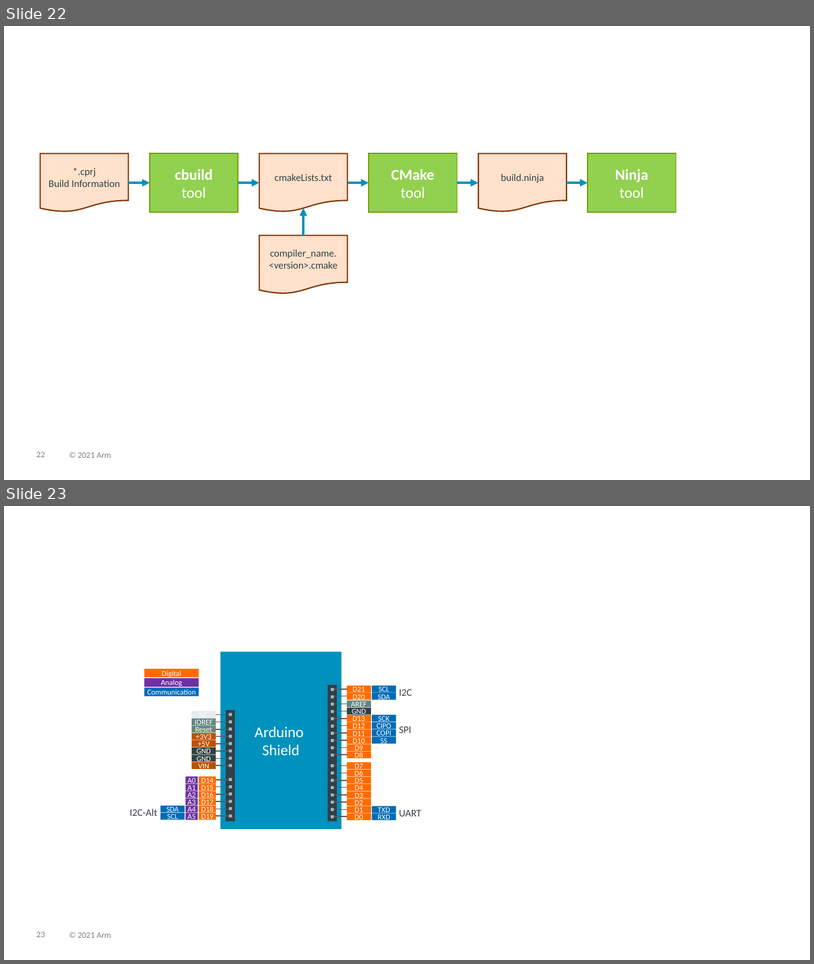
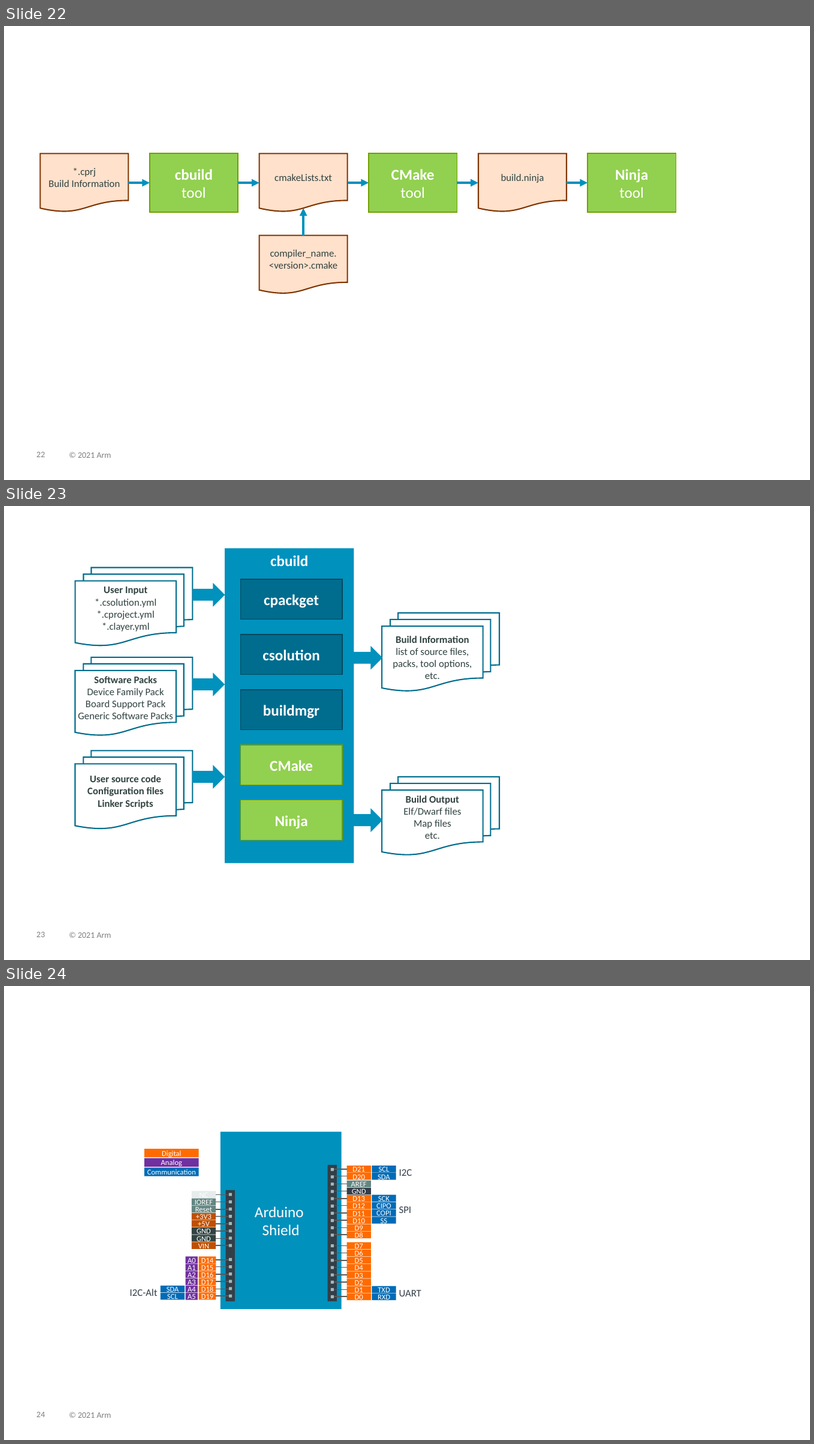
Before and after one commit to Open-CMSIS-Pack/cmsis-toolbox, a slide deck: docs/images/overview.pptx. Shown one above the other, each under a label of ours: slides 22 and 23 before the commit, slides 22, 23 and 24 after it. The pictures are 814x964 and 814x1444 pixels, drawn with LibreOffice and Linux fonts; fonts in the diff are those of the drawing. Boxes give left, top, right and bottom in pixels: in the first picture for what was removed or moved away, otherwise in the second. Text is boxed around its words. In the diff, an @@ line names an element or a change of style, - is before the commit and + after.

Commit message:
CMSIS-Toolbox 2.2.x Documentation  (#90)
Added overview: overall workflow
Reflected changes to `*.cbuild-pack.yml` and linker script generation

---------

```diff
--- a/docs/images/overview.pptx
+++ b/docs/images/overview.pptx
@@ slide 23 added at (x1=4, y1=506, x2=810, y2=960), background #FFFFFF; not listed: 2 template elements that a slide beside it also shows @@
@@ rectangle added at (x1=225, y1=549, x2=354, y2=863), fill #0091BD, 18 pt, text #FFFFFF, bold @@
+cbuild
@@ flow chart multidocument added at (x1=75, y1=568, x2=193, y2=646), fill #FFFFFF, outline #006D8E 1.5 pt, 12 pt, text #314341 @@
+User Input
+*.csolution.yml
+*.cproject.yml
+*.clayer.yml
@@ right arrow added at (x1=193, y1=583, x2=225, y2=606), fill #0091BD @@
@@ rectangle added at (x1=240, y1=579, x2=342, y2=619), fill #006D8E, outline #00485E 1 pt, 18 pt, text #FFFFFF, bold @@
+cpackget
@@ flow chart multidocument added at (x1=382, y1=613, x2=500, y2=691), fill #FFFFFF, outline #006D8E 1.5 pt, 12 pt, text #314341 @@
+Build Information
+list of source files,
+packs, tool options,
+etc.
@@ rectangle added at (x1=240, y1=634, x2=342, y2=674), fill #006D8E, outline #00485E 1 pt, 18 pt, text #FFFFFF, bold @@
+csolution
@@ right arrow added at (x1=351, y1=646, x2=383, y2=669), fill #0091BD @@
@@ flow chart multidocument added at (x1=75, y1=657, x2=193, y2=735), fill #FFFFFF, outline #006D8E 1.5 pt, 12 pt, text #314341 @@
+Software Packs
+Device Family Pack
+Board Support Pack
+Generic Software Packs
@@ right arrow added at (x1=193, y1=672, x2=225, y2=696), fill #0091BD @@
@@ rectangle added at (x1=240, y1=690, x2=342, y2=730), fill #006D8E, outline #00485E 1 pt, 18 pt, text #FFFFFF, bold @@
+buildmgr
@@ flow chart multidocument added at (x1=75, y1=750, x2=193, y2=828), fill #FFFFFF, outline #006D8E 1.5 pt, 12 pt, text #314341, bold @@
+User source code
+Configuration files
+Linker Scripts
@@ rectangle added at (x1=240, y1=745, x2=342, y2=785), fill #92D050, outline #70A000 1 pt, 18 pt, text #FFFFFF, bold @@
+CMake
@@ right arrow added at (x1=193, y1=765, x2=225, y2=789), fill #0091BD @@
@@ flow chart multidocument added at (x1=382, y1=777, x2=500, y2=855), fill #FFFFFF, outline #006D8E 1.5 pt, 12 pt, text #314341 @@
+Build Output
+Elf/Dwarf files
+Map files
+etc.
@@ rectangle added at (x1=240, y1=800, x2=342, y2=840), fill #92D050, outline #70A000 1 pt, 18 pt, text #FFFFFF, bold @@
+Ninja
@@ right arrow added at (x1=351, y1=808, x2=383, y2=831), fill #0091BD @@
@@ what was slide 23 is now slide 24 @@
@@ page number at (x1=36, y1=1411, x2=45, y2=1417): text changed @@
-23
+24
```
Also in this commit, not shown: 4 slides changed, 1 other slide added, 1 slide removed, 7 other files.
